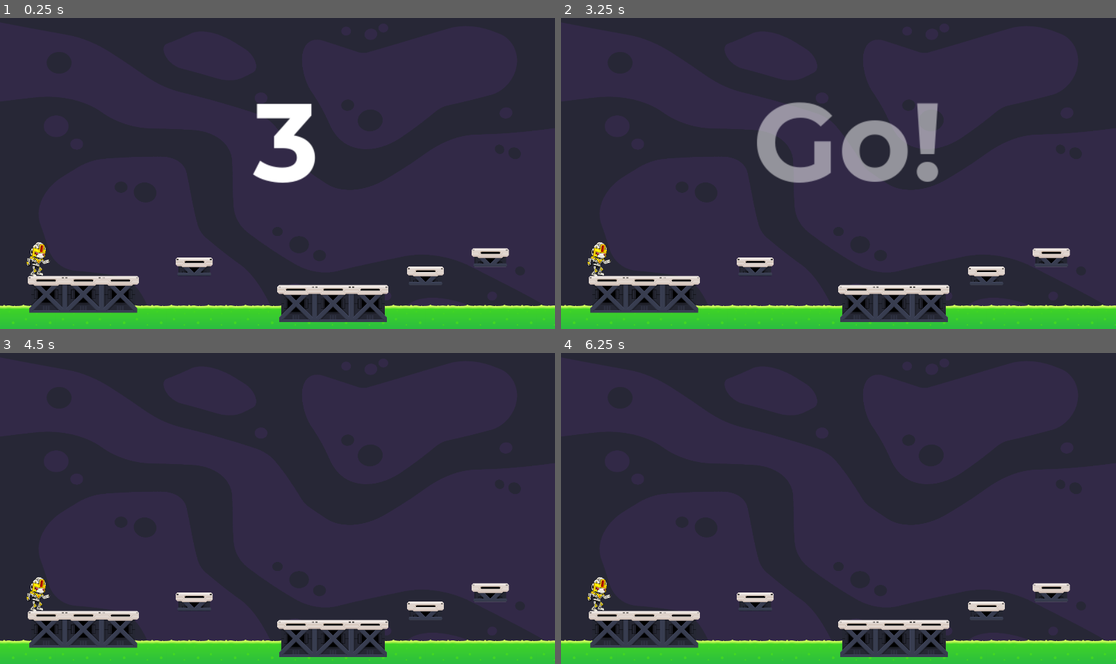
Above: before the commit, frames 1-4 (two rows, left to right).
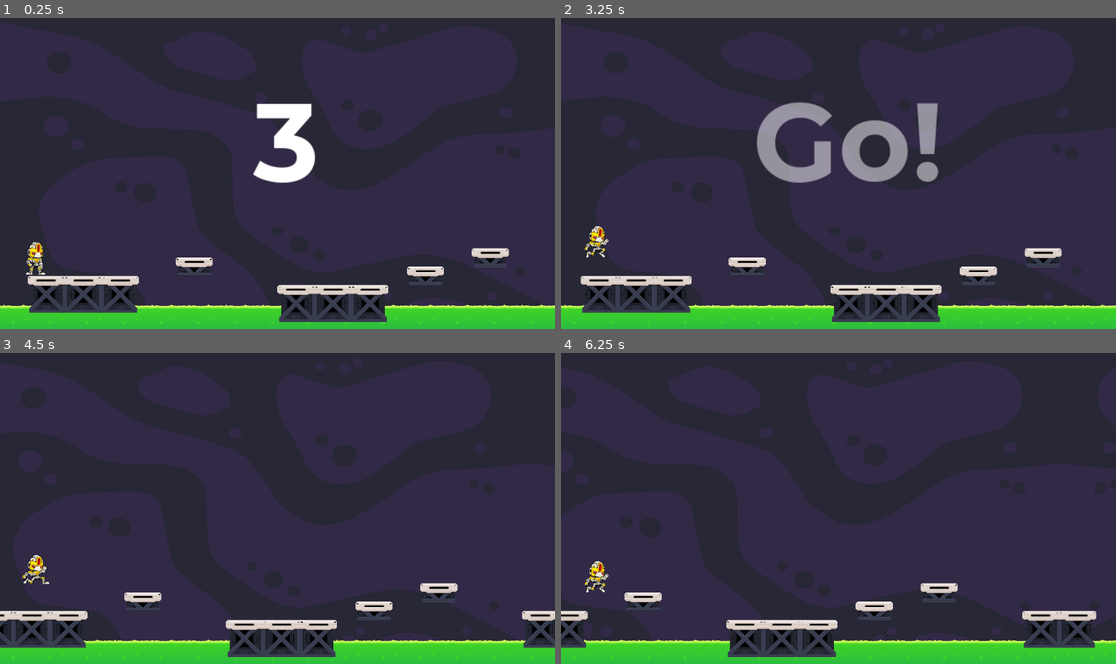
Above: after the commit, the same moments.

Repository: Boyquotes/videogame-1
Game: Godot game, scene res://Main.tscn
The game is run twice, just before and just after one commit, with the same random seed, the same clock (stepped at 60 frames per second) and the same inputs. The project has no main scene, so this scene is started directly.
Inputs:
- Up to frame 1 (0.25 s): no input
- Up to frame 2 (3.25 s): tap J (jump) at 0.6, 0.77, 1.07, 1.35, 1.52, 1.82, 2.1, 2.85, 3.02 s
- Up to frame 3 (4.5 s): tap J (jump) at 3.32, 3.6, 3.77, 4.07, 4.35 s
- Up to frame 4 (6.25 s): tap J (jump) at 4.52, 4.82, 5.1, 5.85, 6.02 s

The runs differ from the first frame. In frame 1, 0.3% of the frame differs, in the area x 4-10%, y 72-84%; in frame 2, 3.5%; in frame 3, 6.7%; in frame 4, 9.1%, in the area x 0-97%, y 66-98%.

Commit message:
Fix start timeout and add player idle animation

Diff:
--- a/Main.gd
+++ b/Main.gd
@@ -13,7 +13,6 @@
 	death_area.body_exited.connect(_on_exited_death_area)
 	timer.timeout.connect(_on_timer_timeout)
 	timer.start()
-	print(timer.time_left)
 
 func _process(delta):
 	pass
@@ -28,7 +27,7 @@
 	finish_game()
 
 func _on_timer_timeout() -> void:
-	pass
+	start_game()
 
 func set_all_processes(enable: bool) -> void:
 	player.set_process(enable)
--- a/Main.tscn
+++ b/Main.tscn
@@ -157,7 +157,6 @@
 [node name="CanvasLayer" type="CanvasLayer" parent="."]
 
 [node name="Info" type="Label" parent="CanvasLayer"]
-modulate = Color(1, 1, 1, 0)
 anchors_preset = 8
 anchor_left = 0.5
 anchor_top = 0.5
@@ -173,7 +172,7 @@
 size_flags_horizontal = 4
 theme_override_fonts/font = ExtResource("9_3usgo")
 theme_override_font_sizes/font_size = 128
-text = "Go!"
+text = "3"
 horizontal_alignment = 1
 vertical_alignment = 1
 clip_text = true
--- a/Player/Player.gd
+++ b/Player/Player.gd
@@ -3,11 +3,12 @@
 @onready var _animated_sprite = $AnimatedSprite2D
 @onready var _ground_raycast = $GroundRaycast
 
-var is_running: bool = true
+var is_running: bool = false
 var is_grounded: bool = false
+var is_idle: bool = true
 
 func _ready():
-	pass
+	_animated_sprite.play("idle")
 
 
 func _process(delta):
@@ -19,5 +20,6 @@
 	else:
 		_animated_sprite.play("jump")
 
+
 	if Input.is_action_just_pressed("jump") and is_grounded:
 		apply_impulse(Vector2(0, -400))
--- a/Player/Player.tscn
+++ b/Player/Player.tscn
@@ -1,27 +1,72 @@
-[gd_scene load_steps=22 format=3 uid="uid://cvqvmp7827aft"]
+[gd_scene load_steps=32 format=3 uid="uid://cvqvmp7827aft"]
 
 [ext_resource type="Texture2D" uid="uid://dsaq7gm3crowe" path="res://Player/sprites/run/Run (1).png" id="1_3dc2g"]
 [ext_resource type="Script" path="res://Player/Player.gd" id="1_234pd"]
 [ext_resource type="Texture2D" uid="uid://ca3qwkvtb0yus" path="res://Player/sprites/jump/Jump (1).png" id="1_xiwlh"]
 [ext_resource type="Texture2D" uid="uid://daptpxd7dw2fw" path="res://Player/sprites/run/Run (2).png" id="2_f5a4n"]
+[ext_resource type="Texture2D" uid="uid://4re8gjguj623" path="res://Player/sprites/idle/Idle (1).png" id="2_msw0r"]
 [ext_resource type="Texture2D" uid="uid://ca0iqhvry34q3" path="res://Player/sprites/jump/Jump (2).png" id="2_rkrf1"]
+[ext_resource type="Texture2D" uid="uid://cdkbijddkfbwi" path="res://Player/sprites/idle/Idle (2).png" id="3_1iy3u"]
 [ext_resource type="Texture2D" uid="uid://6icxy7xm2bhu" path="res://Player/sprites/jump/Jump (3).png" id="3_4n0lk"]
 [ext_resource type="Texture2D" uid="uid://dfwuyoa02wrn1" path="res://Player/sprites/run/Run (3).png" id="3_qwxvq"]
 [ext_resource type="Texture2D" uid="uid://c35kabv1ssa4t" path="res://Player/sprites/run/Run (4).png" id="4_chwsr"]
+[ext_resource type="Texture2D" uid="uid://cligs3o82lyi1" path="res://Player/sprites/idle/Idle (3).png" id="4_gh0wr"]
 [ext_resource type="Texture2D" uid="uid://cx0saqbw7ffnd" path="res://Player/sprites/jump/Jump (4).png" id="4_om7gt"]
 [ext_resource type="Texture2D" uid="uid://dc2k3sehoef8" path="res://Player/sprites/run/Run (5).png" id="5_4v0u1"]
+[ext_resource type="Texture2D" uid="uid://cefep42lw83oa" path="res://Player/sprites/idle/Idle (4).png" id="5_ijdfr"]
 [ext_resource type="Texture2D" uid="uid://cqflkaddsvob" path="res://Player/sprites/jump/Jump (5).png" id="5_qytim"]
 [ext_resource type="Texture2D" uid="uid://c8gl5kvkj53wj" path="res://Player/sprites/run/Run (6).png" id="6_jk7ng"]
+[ext_resource type="Texture2D" uid="uid://di4fxd5nbqvsr" path="res://Player/sprites/idle/Idle (5).png" id="6_mx20v"]
 [ext_resource type="Texture2D" uid="uid://b6s5rqvc2japi" path="res://Player/sprites/jump/Jump (6).png" id="6_uohvm"]
 [ext_resource type="Texture2D" uid="uid://bv34yymgk4sol" path="res://Player/sprites/run/Run (7).png" id="7_0e1no"]
 [ext_resource type="Texture2D" uid="uid://y11kra5yn3wf" path="res://Player/sprites/jump/Jump (7).png" id="7_sryt4"]
+[ext_resource type="Texture2D" uid="uid://cy7hi1crwfre1" path="res://Player/sprites/idle/Idle (6).png" id="7_tmhuv"]
 [ext_resource type="Texture2D" uid="uid://b8inuehgtep0u" path="res://Player/sprites/jump/Jump (8).png" id="8_1fflt"]
+[ext_resource type="Texture2D" uid="uid://c7egwgf3s52x" path="res://Player/sprites/idle/Idle (7).png" id="8_4atny"]
 [ext_resource type="Texture2D" uid="uid://bebnjj0kdn1fk" path="res://Player/sprites/run/Run (8).png" id="8_vhgy5"]
+[ext_resource type="Texture2D" uid="uid://vsyk2dvsai3o" path="res://Player/sprites/idle/Idle (8).png" id="9_ky70w"]
 [ext_resource type="Texture2D" uid="uid://clectnudaqm4h" path="res://Player/sprites/jump/Jump (9).png" id="9_rchvn"]
+[ext_resource type="Texture2D" uid="uid://klgiksen73ma" path="res://Player/sprites/idle/Idle (9).png" id="10_qtmd0"]
 [ext_resource type="Texture2D" uid="uid://dpyjm3wrnptcj" path="res://Player/sprites/jump/Jump (10).png" id="10_si66l"]
+[ext_resource type="Texture2D" uid="uid://qmtaryy87xca" path="res://Player/sprites/idle/Idle (10).png" id="11_gqr7m"]
 
 [sub_resource type="SpriteFrames" id="SpriteFrames_uh5bm"]
 animations = [{
+"frames": [{
+"duration": 1.0,
+"texture": ExtResource("2_msw0r")
+}, {
+"duration": 1.0,
+"texture": ExtResource("3_1iy3u")
+}, {
+"duration": 1.0,
+"texture": ExtResource("4_gh0wr")
+}, {
+"duration": 1.0,
+"texture": ExtResource("5_ijdfr")
+}, {
+"duration": 1.0,
+"texture": ExtResource("6_mx20v")
+}, {
+"duration": 1.0,
+"texture": ExtResource("7_tmhuv")
+}, {
+"duration": 1.0,
+"texture": ExtResource("8_4atny")
+}, {
+"duration": 1.0,
+"texture": ExtResource("9_ky70w")
+}, {
+"duration": 1.0,
+"texture": ExtResource("10_qtmd0")
+}, {
+"duration": 1.0,
+"texture": ExtResource("11_gqr7m")
+}],
+"loop": true,
+"name": &"idle",
+"speed": 16.0
+}, {
 "frames": [{
 "duration": 1.0,
 "texture": ExtResource("1_xiwlh")
@@ -90,16 +135,14 @@
 [sub_resource type="RectangleShape2D" id="RectangleShape2D_tagd7"]
 size = Vector2(49, 117)
 
-[node name="Robot" type="RigidBody2D"]
+[node name="Player" type="RigidBody2D"]
 lock_rotation = true
 script = ExtResource("1_234pd")
 
 [node name="AnimatedSprite2D" type="AnimatedSprite2D" parent="."]
 scale = Vector2(0.25, 0.25)
 sprite_frames = SubResource("SpriteFrames_uh5bm")
-animation = &"jump"
-frame = 9
-frame_progress = 1.0
+animation = &"idle"
 
 [node name="CollisionShape2D" type="CollisionShape2D" parent="."]
 position = Vector2(-0.5, 5.5)
Binary file added: Player/sprites/idle/Idle (1).png
Not shown, added: Player/sprites/idle/Idle (1).png.import
Binary file added: Player/sprites/idle/Idle (10).png
Not shown, added: Player/sprites/idle/Idle (10).png.import
Binary file added: Player/sprites/idle/Idle (2).png
Not shown, added: Player/sprites/idle/Idle (2).png.import
Binary file added: Player/sprites/idle/Idle (3).png
Not shown, added: Player/sprites/idle/Idle (3).png.import
Binary file added: Player/sprites/idle/Idle (4).png
Not shown, added: Player/sprites/idle/Idle (4).png.import
Binary file added: Player/sprites/idle/Idle (5).png
Not shown, added: Player/sprites/idle/Idle (5).png.import
(and 8 more such lines)
